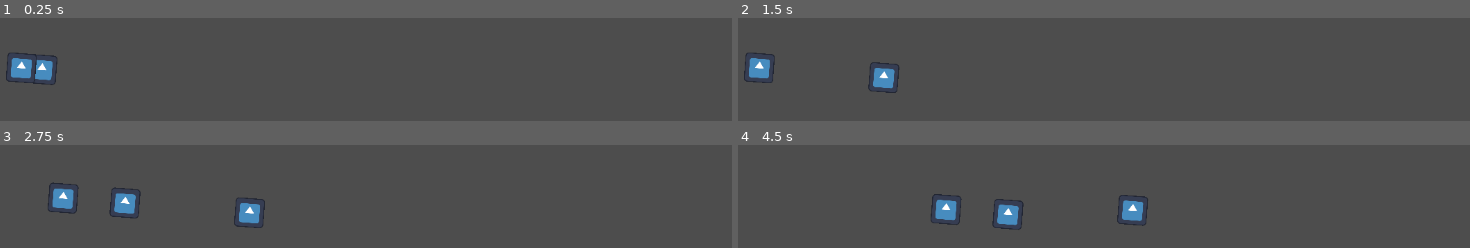
Above: before the commit, frames 1-4 (two rows, left to right).
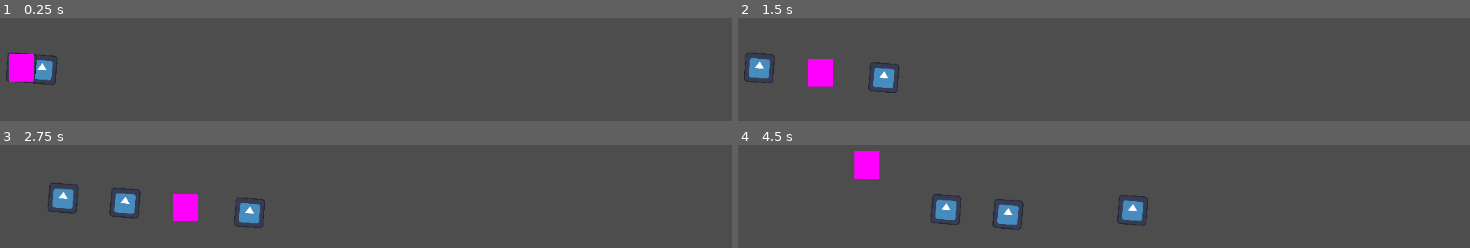
Above: after the commit, the same moments.

Repository: dinesh1160/Goedware-Jam
Game: Godot game, scene res://Levels/level_scene.tscn
Two runs of this game, one before a commit and one after it. Both use one fixed random seed, a clock stepped at 60 frames per second and the inputs below. The engine's default icon, where the game draws it, is replaced by a stand-in: a white triangle on a blue panel in a dark square.
Inputs:
- Up to frame 1 (0.25 s): no input
- Up to frame 2 (1.5 s): hold D (Right) 0.53-1.28 s; hold S (Down) from 1.28 s (still down)
- Up to frame 3 (2.75 s): release S (Down) at 2.03 s; hold D (Right) from 2.03 s (still down)
- Up to frame 4 (4.5 s): release D (Right) at 2.78 s; hold W (Up) 2.78-3.53 s; hold A (Left) from 3.53 s (still down)

The runs differ from the first frame. In frame 1, 0.9% of the frame differs, in the area x 1-5%, y 34-63%; in frame 2, 0.9%; in frame 3, 0.9%; in frame 4, 1.0%, in the area x 15-20%, y 5-34%.

Commit message:
Added Follow Area utilization

Diff:
--- a/Levels/level_scene.gd
+++ b/Levels/level_scene.gd
@@ -1,9 +1,11 @@
 extends Node2D
 
-@onready var player_cam: Camera2D = $Player_cam
 @onready var player: CharacterBody2D = $Player
+@onready var follow_area: Area2D = $Path2D/FollowPath/FollowArea
 
 
+
+var on_timer:bool = true
 # Called when the node enters the scene tree for the first time.
 func _ready() -> void:
 	pass # Replace with function body.
@@ -11,4 +13,11 @@
 
 # Called every frame. 'delta' is the elapsed time since the previous frame.
 func _process(delta: float) -> void:
-	pass
+	On_Countdown()
+
+
+func On_Countdown() -> void:
+	if on_timer:
+		player.global_position = follow_area.global_position
+func _on_level_start_timer_timeout() -> void:
+	on_timer = false
--- a/Levels/level_scene.tscn
+++ b/Levels/level_scene.tscn
@@ -1,7 +1,8 @@
-[gd_scene load_steps=6 format=3 uid="uid://b17n2oeox81d2"]
+[gd_scene load_steps=7 format=3 uid="uid://b17n2oeox81d2"]
 
 [ext_resource type="Script" path="res://Levels/level_scene.gd" id="1_tx0x0"]
 [ext_resource type="Texture2D" uid="uid://cf17b8lanrj6q" path="res://icon.svg" id="2_825pe"]
+[ext_resource type="PackedScene" uid="uid://db1rba0ef1gfq" path="res://Player/player.tscn" id="2_bvktw"]
 [ext_resource type="Script" path="res://Levels/path_follow_2d.gd" id="2_yeeav"]
 
 [sub_resource type="Curve2D" id="Curve2D_pxm0e"]
@@ -33,16 +34,16 @@
 scale = Vector2(0.11, 0.11)
 texture = ExtResource("2_825pe")
 
-[node name="PathFollow2D2" type="PathFollow2D" parent="Path2D"]
+[node name="FollowPath" type="PathFollow2D" parent="Path2D"]
 position = Vector2(26, 67)
 rotation = 0.0784103
 rotates = false
 loop = false
 script = ExtResource("2_yeeav")
 
-[node name="FollowArea" type="Area2D" parent="Path2D/PathFollow2D2"]
+[node name="FollowArea" type="Area2D" parent="Path2D/FollowPath"]
 
-[node name="CollisionShape2D" type="CollisionShape2D" parent="Path2D/PathFollow2D2/FollowArea"]
+[node name="CollisionShape2D" type="CollisionShape2D" parent="Path2D/FollowPath/FollowArea"]
 shape = SubResource("CircleShape2D_e1i5v")
 
 [node name="PathFollow2D3" type="PathFollow2D" parent="Path2D"]
@@ -66,3 +67,11 @@
 [node name="Sprite2D" type="Sprite2D" parent="Path2D/PathFollow2D4"]
 scale = Vector2(0.11, 0.11)
 texture = ExtResource("2_825pe")
+
+[node name="LevelStart_Timer" type="Timer" parent="."]
+wait_time = 3.0
+autostart = true
+
+[node name="Player" parent="." instance=ExtResource("2_bvktw")]
+
+[connection signal="timeout" from="LevelStart_Timer" to="." method="_on_level_start_timer_timeout"]
--- a/Player/player.gd
+++ b/Player/player.gd
@@ -1,6 +1,6 @@
 extends CharacterBody2D
 
-const SPEED: float = 10
+const SPEED: float = 40
 
 func _physics_process(delta: float) -> void:
 	get_input()
